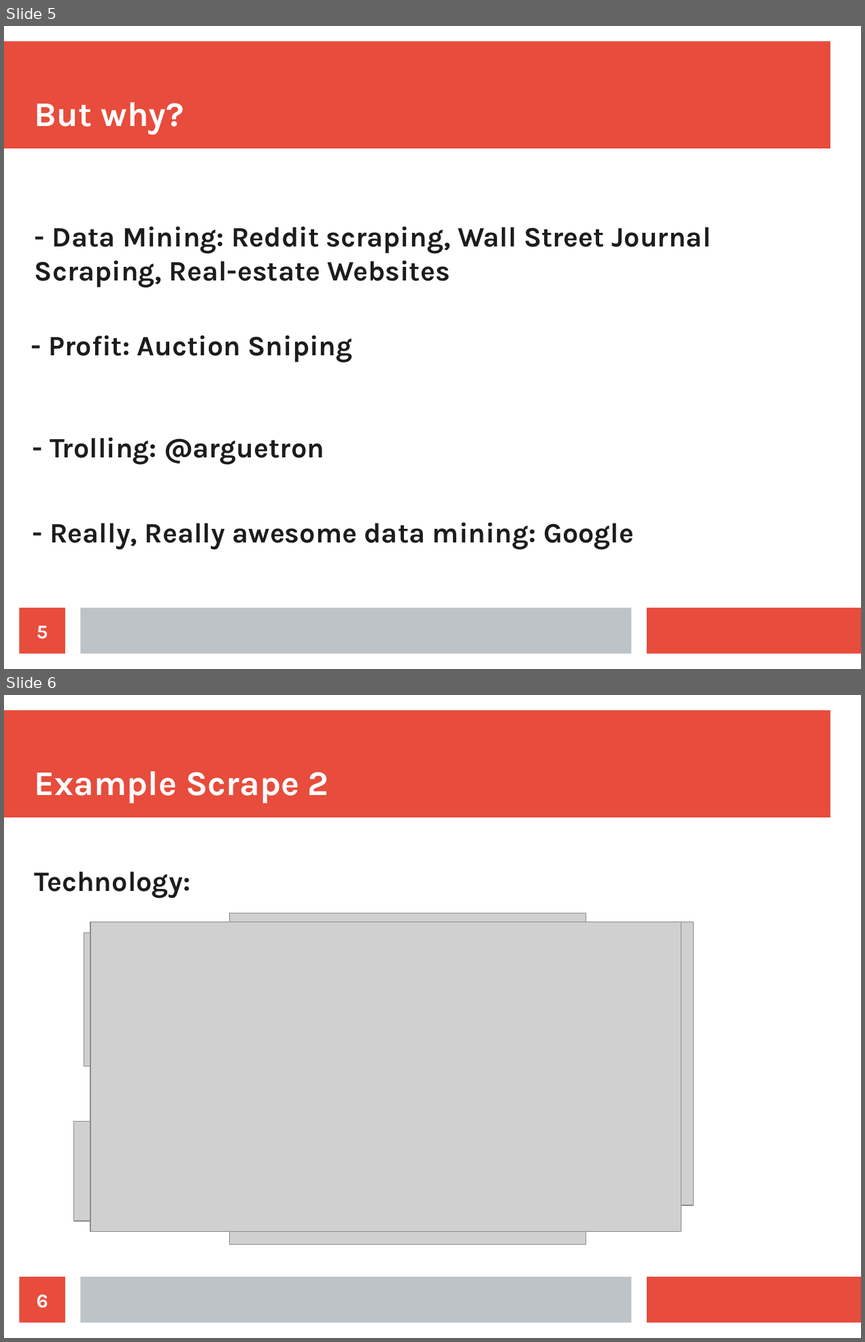
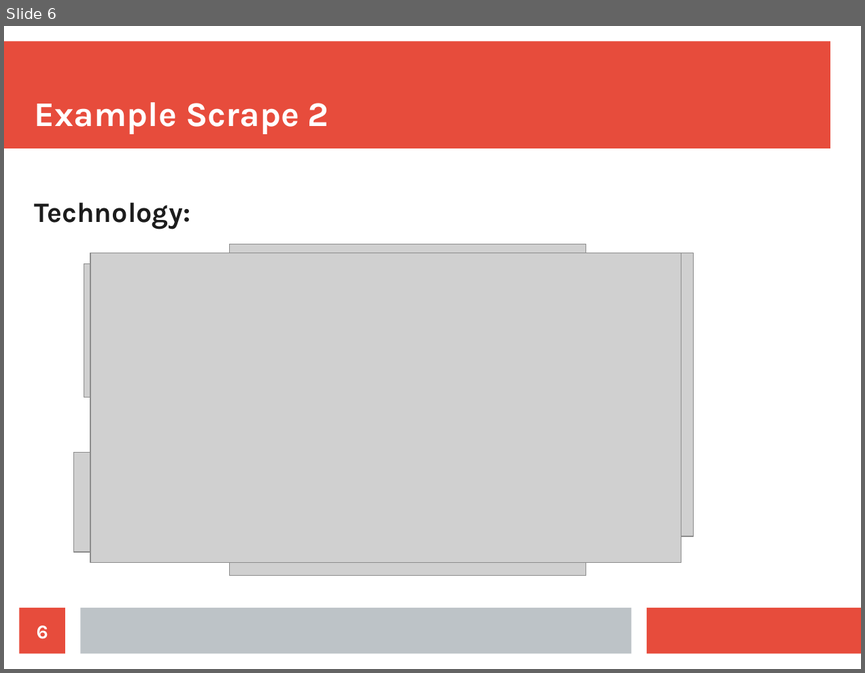
Before and after one commit to Lewington-pitsos/web_scraping_presentation, a slide deck: web_scraping.odp. Shown one above the other, each under a label of ours: slides 5 and 6 before the commit, slide 6 after it. The pictures are 865x1342 and 865x673 pixels, drawn with LibreOffice and Linux fonts; fonts in the diff are those of the drawing; grey boxes stand for pictures. Boxes give left, top, right and bottom in pixels: in the first picture for what was removed or moved away, otherwise in the second. Text is boxed around its words. In the diff, an @@ line names an element or a change of style, - is before the commit and + after.

```diff
--- a/web_scraping.odp
+++ b/web_scraping.odp
@@ slide 5 removed at (4,26,861,669), background #FFFFFF; not listed: 3 template elements that a slide beside it also shows @@
@@ title removed at (35,102,184,134) @@
-But why?
@@ text removed at (35,226,711,287) @@
-- Data Mining: Reddit scraping, Wall Street Journal Scraping, Real-estate Websites
@@ text removed at (49,335,353,363) @@
-- Profit: Auction Sniping
@@ text removed at (50,437,324,465) @@
-- Trolling: @arguetron
@@ text removed at (50,522,634,550) @@
-- Really, Really awesome data mining: Google
@@ page number removed at (20,607,65,654) @@
-5
```
Also in this commit, not shown: 3 slides changed, 3 slides added, 3 other slides removed, 26 other files.
